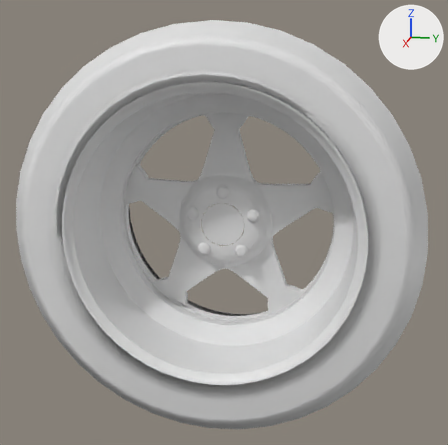
One commit to the glTF model public/parts/wheel_kozue.glb: the scene before it, then after it.
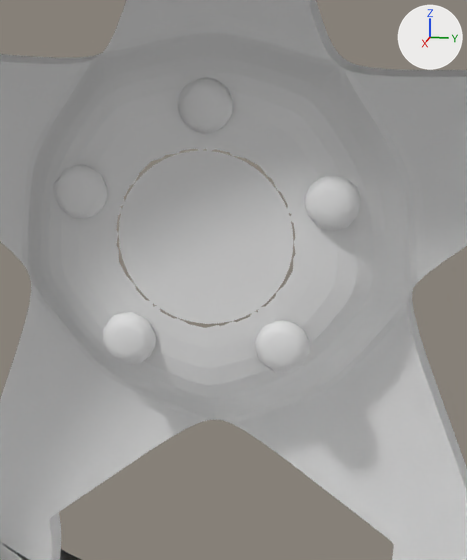
Each version appears first whole from a 50 mm camera at (0.874, 0.175, 0.219) aimed at (0.0, 0.0, 0.001), and next in a close-up on the part from 39% to 64% of the width and 38% to 68% of the height. The lights are fixed; the arrows at upper right show +X, +Y and +Z. The last two pictures show the newer version. Where no turn or scale is listed for an object, it has been applied to the vertices. Vertices at exactly the same position are counted once.

Names of what the first close-up shows: 'Wheel'.
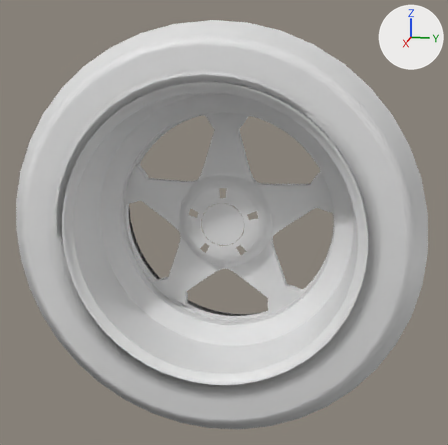
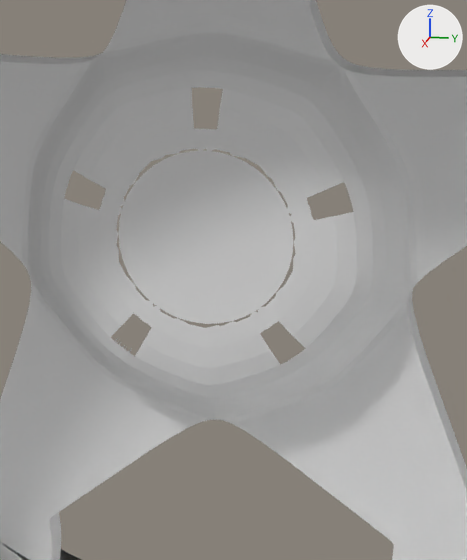
Location of each change, (x1, y1, x2, y2) in pixels of the close-ups (467 x 560 px):
part 1 of me_wheels_wheel_kozue, deleted: before (54, 77, 360, 373)

What the commit changed:
me_wheels_wheel_kozue is used by ob_wheel; location (0.0, 0.0, 0.0).
me_wheels_wheel_kozue had 4609 vertices, 7794 faces and spanned x -0.125..0.125, y -0.28..0.28, z -0.28..0.28.
me_wheels_wheel_kozue now has 4257 vertices, 7222 faces and spans x -0.125..0.125, y -0.28..0.28, z -0.28..0.28.
me_wheels_wheel_kozue part 1: 6 loose pieces with 352 vertices, spanning x -0.053..0.015, y -0.055..0.055, z -0.048..0.057, are deleted.
